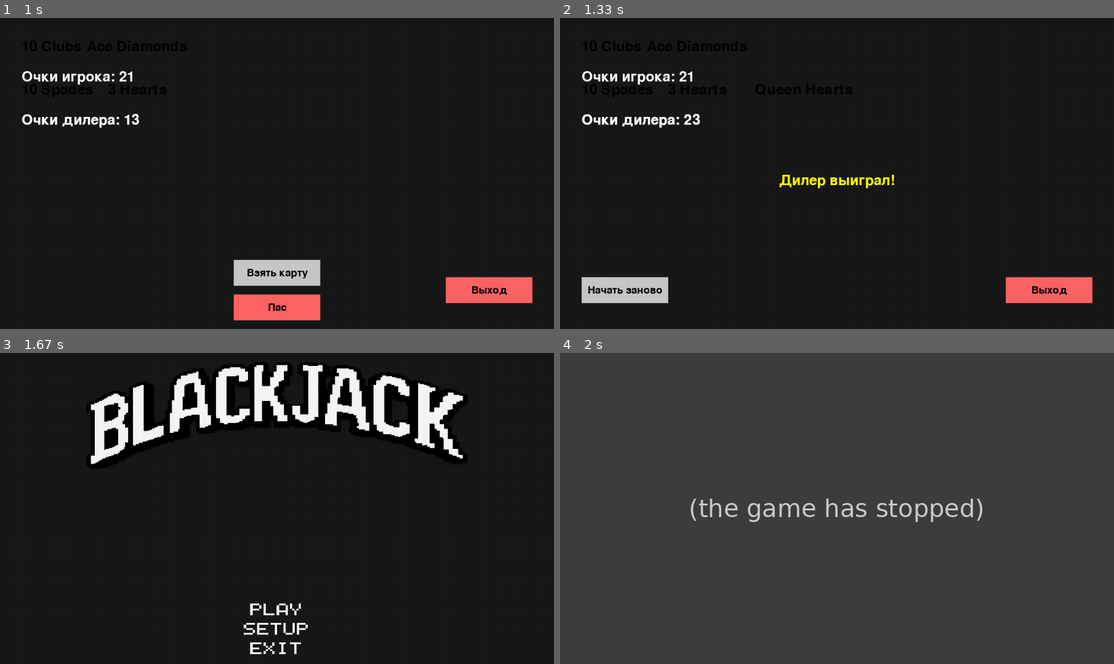
Above: before the commit, frames 1-4 (two rows, left to right).
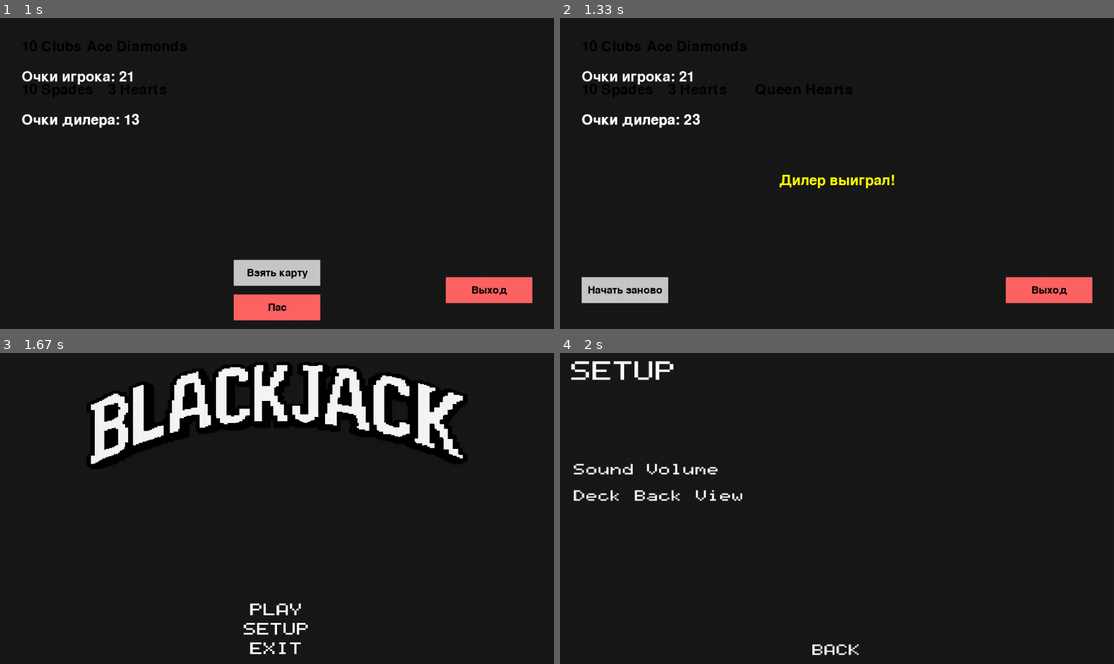
Above: after the commit, the same moments.

Repository: sureock/Pygame-Blackjack
Game: pygame game, started from blackjack/screen.py
Same seed, same stepped clock (60 frames per second), same inputs: the game is played once before the commit and once after it.
Inputs (mouse positions are in pixels of both pictures, inside the frame that each line leads up to):
- Up to frame 1 (1 s): click "PLAY" at 0.4 s; click "Начать игру" at 0.73 s
- Up to frame 2 (1.33 s): click "Пас" at 1.07 s
- Up to frame 3 (1.67 s): click (481, 617) at 1.4 s
- Up to frame 4 (2 s): click "SETUP" at 1.73 s

Frames 1-3 are identical in both runs. In frame 4, 100% of the frame differs, in the area x 0-100%, y 0-100%.
Error before the commit: TypeError: cannot unpack non-iterable NoneType object (screen.py line 20); the game stopped at 1.75 s (later frames are placeholders)

Commit message:
fixing bugs in the game logic

Diff:
--- a/blackjack/game.py
+++ b/blackjack/game.py
@@ -16,8 +16,11 @@
         self.hover_color = hover_color
         self.text_color = text_color
         self.font = pygame.font.SysFont(None, 36)
+        self.active = True
 
     def draw(self, surface):
+        if not self.active:
+            return
         mouse_pos = pygame.mouse.get_pos()
 
         # меняем цвет при наведении
@@ -33,6 +36,24 @@
 
     def is_clicked(self, mouse_pos, clicked):
         return self.rect.collidepoint(mouse_pos) and clicked
+
+def calculate_score(hand):
+    total = 0
+    aces = 0
+
+    for suit, rank, value in hand:
+        if rank == "Ace":
+            aces += 1
+            total += 1
+        else:
+            total += value
+
+
+    if aces > 0 and total + 10 <= 21:
+        total += 10
+
+    return total
+
 
 
 def start():
@@ -88,16 +109,16 @@
                         for  i in range(2):
                             suit, (rank, value) = deck.draw()
                             player_hand.append((suit, rank, value))
-                            PLAYER += value
+                            PLAYER = calculate_score(player_hand)
                             suit, (rank, value) = deck.draw()
                             dealer_hand.append((suit, rank, value))
-                            DILER += value
+                            DILER = calculate_score(dealer_hand)
 
                     # --- Игрок берёт карту ---
                     if game_started and not game_over and issue_a_card_button.is_clicked(mouse_pos, True):
                         suit, (rank, value) = deck.draw()
                         player_hand.append((suit, rank, value))
-                        PLAYER += value
+                        PLAYER = calculate_score(player_hand)
 
                     if PLAYER > 21:
                         winner_text = "Дилер выиграл!"
@@ -111,31 +132,31 @@
                         while DILER < 16:
                             suit, (rank, value) = deck.draw()
                             dealer_hand.append((suit, rank, value))
-                            DILER += value
-                    game_over = True
+                            DILER = calculate_score(dealer_hand)
+                        game_over = True
 
 
                     if DILER > 21:
                         winner_text = "Игрок выиграл!"
-                        game_over  = True
+
 
                     if DILER > PLAYER and game_over == True and pass_button.is_clicked(mouse_pos, True):
                         winner_text = "Дилер выиграл!"
-                        game_over = True
+
 
                     elif DILER > PLAYER and game_over == False and pass_button.is_clicked(mouse_pos, False):
                         winner_text = ""
 
                     if DILER == PLAYER and game_over == True and pass_button.is_clicked(mouse_pos, True):
                         winner_text = "Ничья!"
-                        game_over = True
+
 
                     elif DILER == PLAYER and game_over == False and pass_button.is_clicked(mouse_pos, False):
                         winner_text = ""
 
                     if DILER < PLAYER and game_over == True and pass_button.is_clicked(mouse_pos, True):
                         winner_text = "Игрок победил!"
-                        game_over = True
+
 
                     elif DILER < PLAYER and game_over == False and pass_button.is_clicked(mouse_pos, False):
                         winner_text = ""
@@ -155,16 +176,17 @@
                             for i in range(2):
                                 suit, (rank, value) = deck.draw()
                                 player_hand.append((suit, rank, value))
-                                PLAYER += value
+                                PLAYER = calculate_score(player_hand)
                                 suit, (rank, value) = deck.draw()
                                 dealer_hand.append((suit, rank, value))
-                                DILER += value
+                                DILER = calculate_score(dealer_hand)
 
                     # --- Выход ---
                     if exit_button.is_clicked(mouse_pos, True):
 
                         running = False
-                        menu.start()
+                        return True, False, False
+
 
             screen.fill(gray)
 
@@ -203,8 +225,17 @@
 
 
 
-                # --- Кнопки ---
-                # Кнопка "Начать игру" показывается только если игра не началась или закончилась
+            # --- Кнопки ---
+            # Кнопка "Начать игру" показывается только если игра не началась или закончилась
+            # управление доступностью
+            start_button.active = not game_started
+            if game_started == True and game_over == False:
+                issue_a_card_button.active = True
+                pass_button.active = True
+            if game_started == True and game_over == True:
+                start_again_button.active = True
+            exit_button.active = True
+
             exit_button.draw(screen)
             if game_started == False:
                     start_button.draw(screen)
@@ -218,4 +249,4 @@
                     start_again_button.draw(screen)
 
             pygame.display.flip()
-    return
+    return True, False, False
